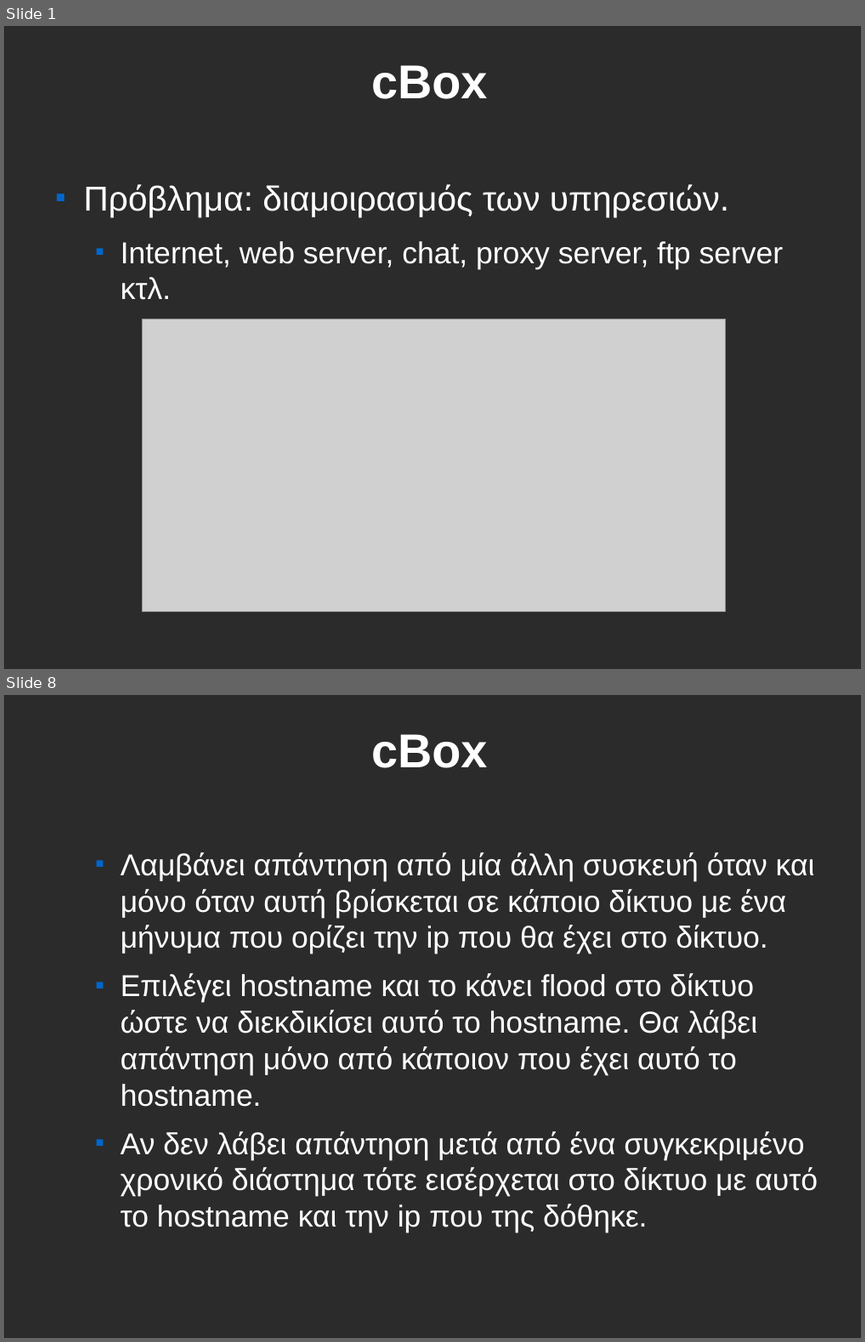
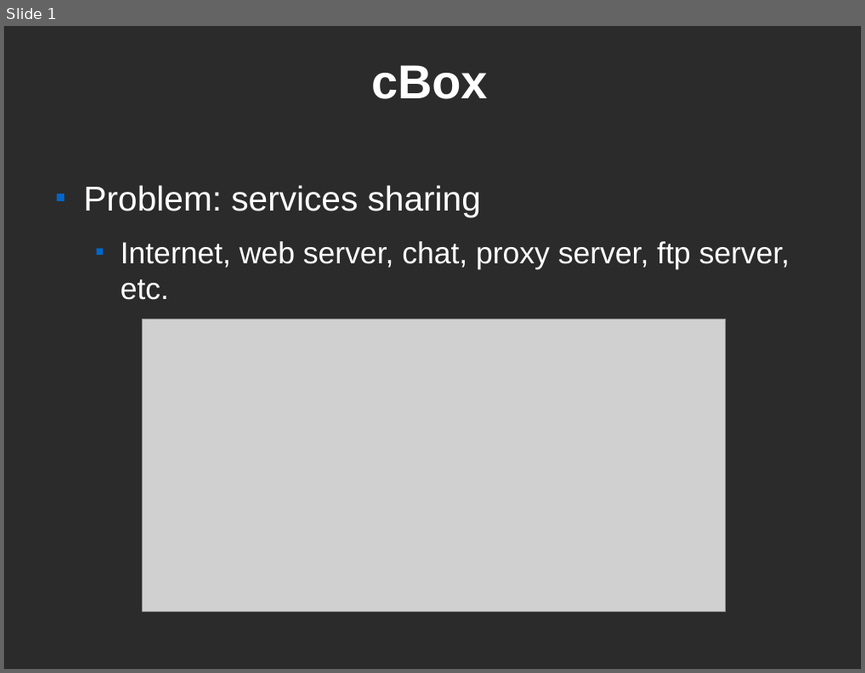
Before and after one commit to CEID-DS/cbox, a slide deck: doc/fosscomm/ZeroConf.odp. Shown one above the other, each under a label of ours: slides 1 and 8 before the commit, slide 1 after it; the slides between them are not shown. The pictures are 865x1342 and 865x673 pixels, drawn with LibreOffice and Linux fonts; fonts in the diff are those of the drawing; grey boxes stand for pictures; background and template pictures are left out; a plain dark background stands for a picture behind light text. Boxes give left, top, right and bottom in pixels: in the first picture for what was removed or moved away, otherwise in the second. Text is boxed around its words. In the diff, an @@ line names an element or a change of style, - is before the commit and + after.

```diff
--- a/doc/fosscomm/ZeroConf.odp
+++ b/doc/fosscomm/ZeroConf.odp
@@ slide 8 removed at [4,695,861,1338], background picture (left out) @@
@@ title removed at [371,734,488,768] @@
-cBox
@@ text removed at [120,852,817,1232] @@
-  ■ Λαμβάνει απάντηση από μία άλλη συσκευή όταν και μόνο όταν αυτή βρίσκεται σε κάποιο δίκτυο με ένα μήνυμα που ορίζει την ip που θα έχει στο δίκτυο.
-  ■ Επιλέγει hostname και το κάνει flood στο δίκτυο ώστε να διεκδικίσει αυτό το hostname. Θα λάβει απάντηση μόνο από κάποιον που έχει αυτό το hostname.
-  ■ Αν δεν λάβει απάντηση μετά από ένα συγκεκριμένο χρονικό διάστημα τότε εισέρχεται στο δίκτυο με αυτό το hostname και την ip που της δόθηκε.
@@ slide 1 changed as well @@
@@ text at [84,185,790,300]: text changed @@
-■ Πρόβλημα: διαμοιρασμός των υπηρεσιών.
-  ■ Internet, web server, chat, proxy server, ftp server κτλ.
+■ Problem: services sharing
+  ■ Internet, web server, chat, proxy server, ftp server, etc.
```
Also in this commit, not shown: 10 slides added, 8 other slides removed, 1 other file.
